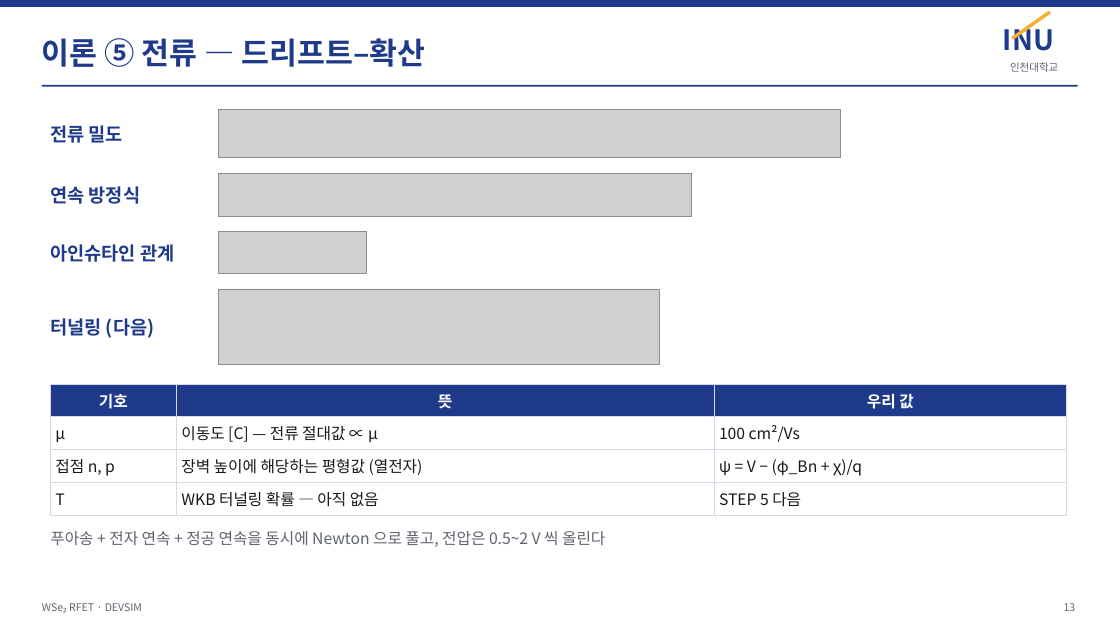
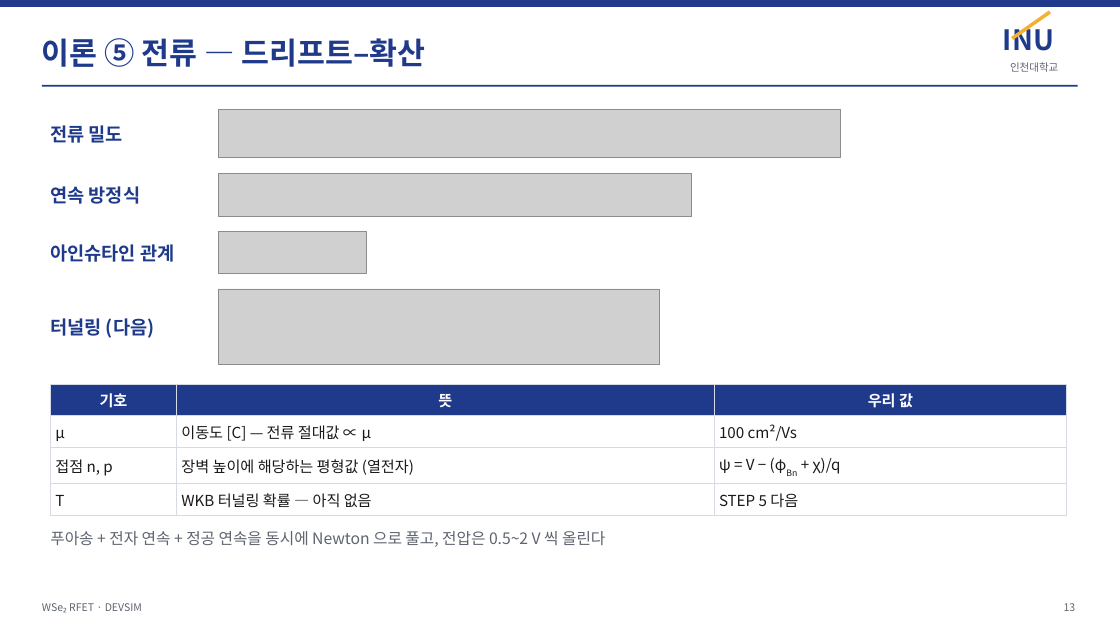
Before and after one commit to jiseonyang-9070/rfet, a slide deck: slide 13 of slides/RFET_progress_INU.pptx. Drawn at 1120x630 pixels with LibreOffice and Linux fonts; fonts in the diff are those of the drawing; grey boxes stand for pictures. Boxes give left, top, right and bottom in pixels: in the first picture for what was removed or moved away, otherwise in the second. Text is boxed around its words. In the diff, an @@ line names an element or a change of style, - is before the commit and + after.

```diff
--- a/slides/RFET_progress_INU.pptx
+++ b/slides/RFET_progress_INU.pptx
@@ table at (x1=50, y1=384, x2=1067, y2=512) @@
-row 3, column 3: ψ = V − (φ_Bn + χ)/q
+row 3, column 3: ψ = V − (φBn + χ)/q
@@ size 13.5 to 13 pt in "기호", "뜻", "우리 값", "μ" and 7 more places @@
```
Also in this commit, not shown: 8 other slides changed, 1 other file.
